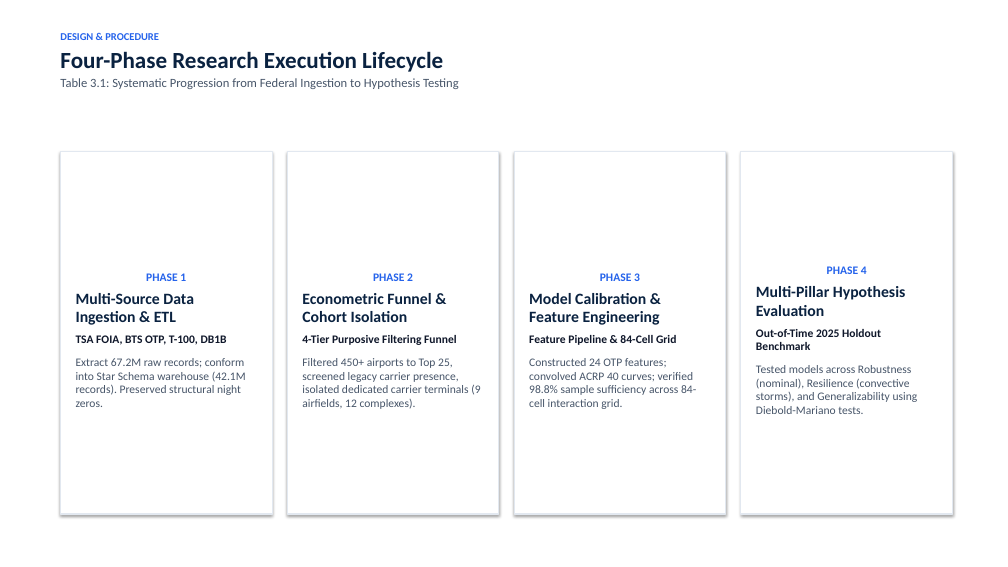
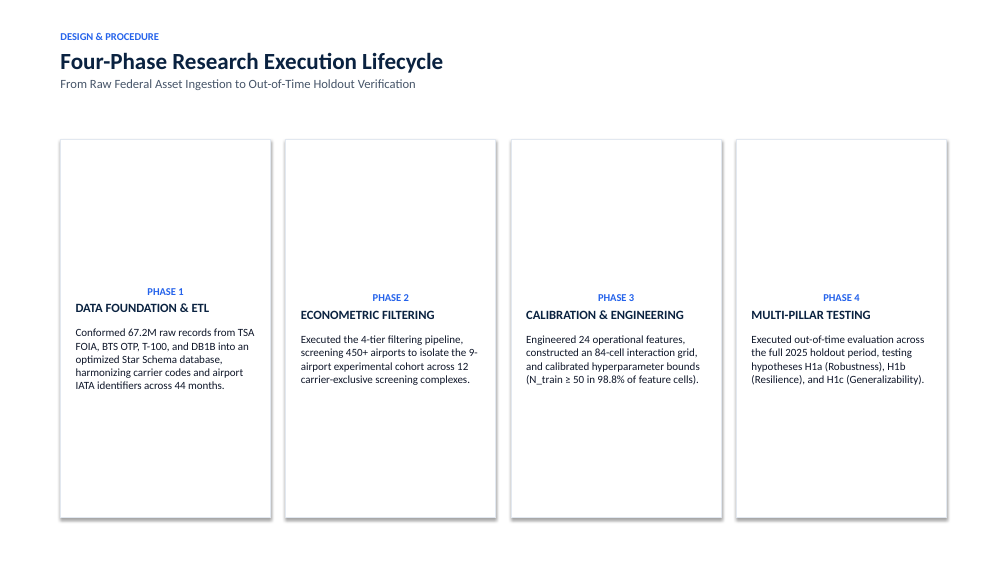
Before and after one commit to leila-gleich/final-thesis, a slide deck: slide 18 of Recommended-Thesis-Defense-Deck.pptx. Drawn at 1008x567 pixels with LibreOffice and Linux fonts; fonts in the diff are those of the drawing. Boxes give left, top, right and bottom in pixels: in the first picture for what was removed or moved away, otherwise in the second. Text is boxed around its words. In the diff, an @@ line names an element or a change of style, - is before the commit and + after.

```diff
--- a/Recommended-Thesis-Defense-Deck.pptx
+++ b/Recommended-Thesis-Defense-Deck.pptx
@@ text at bbox=[60, 79, 416, 90]: text changed @@
-Table 3.1: Systematic Progression from Federal Ingestion to Hypothesis Testing
+From Raw Federal Asset Ingestion to Out-of-Time Holdout Verification
@@ rectangle "PHASE 1": place and size @@
-rectangle "PHASE 1" at bbox=[60, 151, 272, 514]
+rectangle "PHASE 1" at bbox=[60, 140, 271, 518]
@@ rectangle "PHASE 2": place and size @@
-rectangle "PHASE 2" at bbox=[287, 151, 499, 514]
+rectangle "PHASE 2" at bbox=[286, 140, 496, 518]
@@ rectangle "PHASE 3": place and size @@
-rectangle "PHASE 3" at bbox=[514, 151, 726, 514]
+rectangle "PHASE 3" at bbox=[511, 140, 721, 518]
@@ rectangle "PHASE 4": place and size @@
-rectangle "PHASE 4" at bbox=[741, 151, 953, 514]
+rectangle "PHASE 4" at bbox=[737, 140, 947, 518]
@@ text in rectangle at bbox=[147, 288, 183, 295]: size 11 to 10 pt in "PHASE 1" @@
@@ text in rectangle at bbox=[373, 294, 409, 301]: size 11 to 10 pt in "PHASE 2" @@
@@ text in rectangle at bbox=[598, 294, 634, 301]: size 11 to 10 pt in "PHASE 3" @@
@@ text in rectangle at bbox=[823, 294, 859, 301]: size 11 to 10 pt in "PHASE 4" @@
@@ text in rectangle at bbox=[76, 303, 255, 389]: text changed; size 11 to 10.5 pt; text colour #475569 to #0F172A @@
-Multi-Source Data Ingestion & ETL
-TSA FOIA, BTS OTP, T-100, DB1B
-Extract 67.2M raw records; conform into Star Schema warehouse (42.1M records). Preserved structural night zeros.
+DATA FOUNDATION & ETL
+Conformed 67.2M raw records from TSA FOIA, BTS OTP, T-100, and DB1B into an optimized Star Schema database, harmonizing carrier codes and airport IATA identifiers across 44 months.
@@ text in rectangle at bbox=[301, 310, 478, 385]: text changed; size 11 to 10.5 pt; text colour #475569 to #0F172A @@
-Econometric Funnel & Cohort Isolation
-4-Tier Purposive Filtering Funnel
-Filtered 450+ airports to Top 25, screened legacy carrier presence, isolated dedicated carrier terminals (9 airfields, 12 complexes).
+ECONOMETRIC FILTERING
+Executed the 4-tier filtering pipeline, screening 450+ airports to isolate the 9-airport experimental cohort across 12 carrier-exclusive screening complexes.
@@ text in rectangle at bbox=[526, 310, 700, 385]: text changed; size 11 to 10.5 pt; text colour #475569 to #0F172A @@
-Model Calibration & Feature Engineering
-Feature Pipeline & 84-Cell Grid
-Constructed 24 OTP features; convolved ACRP 40 curves; verified 98.8% sample sufficiency across 84-cell interaction grid.
+CALIBRATION & ENGINEERING
+Engineered 24 operational features, constructed an 84-cell interaction grid, and calibrated hyperparameter bounds (N_train ≥ 50 in 98.8% of feature cells).
@@ text in rectangle at bbox=[751, 310, 924, 385]: text changed; size 11 to 10.5 pt; text colour #475569 to #0F172A @@
-Multi-Pillar Hypothesis Evaluation
-Out-of-Time 2025 Holdout Benchmark
-Tested models across Robustness (nominal), Resilience (convective storms), and Generalizability using Diebold-Mariano tests.
+MULTI-PILLAR TESTING
+Executed out-of-time evaluation across the full 2025 holdout period, testing hypotheses H1a (Robustness), H1b (Resilience), and H1c (Generalizability).
```
Also in this commit, not shown: 22 other slides changed, 9 slides added, 9 slides removed, 4 other files.
